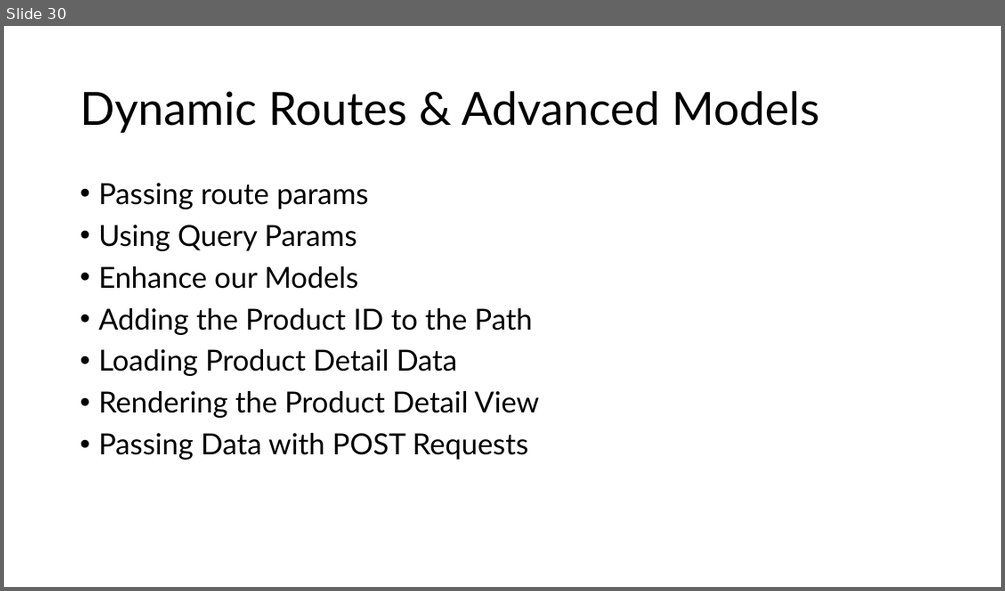
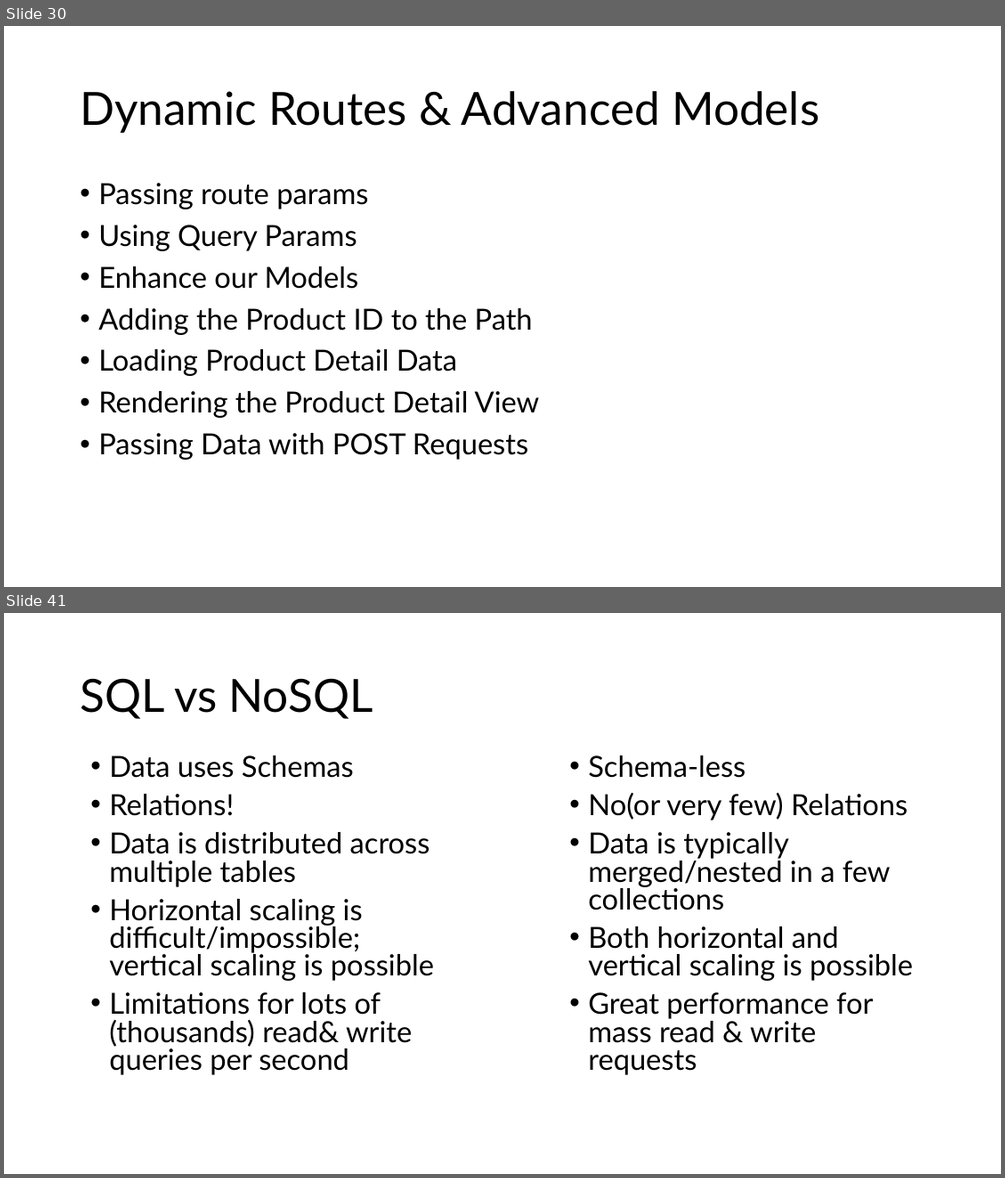
Before and after one commit to PiyushChaturvedii/Batch06, a slide deck: Node/node.pptx. Shown one above the other, each under a label of ours: slide 30 before the commit, slides 30 and 41 after it; the slides between them are not shown. The pictures are 1005x591 and 1005x1178 pixels, drawn with LibreOffice and Linux fonts; fonts in the diff are those of the drawing. Boxes give left, top, right and bottom in pixels: in the first picture for what was removed or moved away, otherwise in the second. Text is boxed around its words. In the diff, an @@ line names an element or a change of style, - is before the commit and + after.

```diff
--- a/Node/node.pptx
+++ b/Node/node.pptx
@@ slide 41 added at [4, 613, 1001, 1174], background #FFFFFF @@
@@ title added at [80, 678, 372, 719], 44 pt, text #000000 @@
+SQL vs NoSQL
@@ text added at [109, 755, 434, 1075], 28 pt, text #000000 @@
+• Data uses Schemas
+• Relations!
+• Data is distributed across multiple tables
+• Horizontal scaling is difficult/impossible; vertical scaling is possible
+• Limitations for lots of (thousands) read& write queries per second
@@ text added at [588, 755, 913, 1075], 28 pt, text #000000 @@
+• Schema-less
+• No(or very few) Relations
+• Data is typically merged/nested in a few collections
+• Both horizontal and vertical scaling is possible
+• Great performance for mass read & write requests
```
Also in this commit, not shown: 1 slide changed, 9 other slides added, 35 other files.
